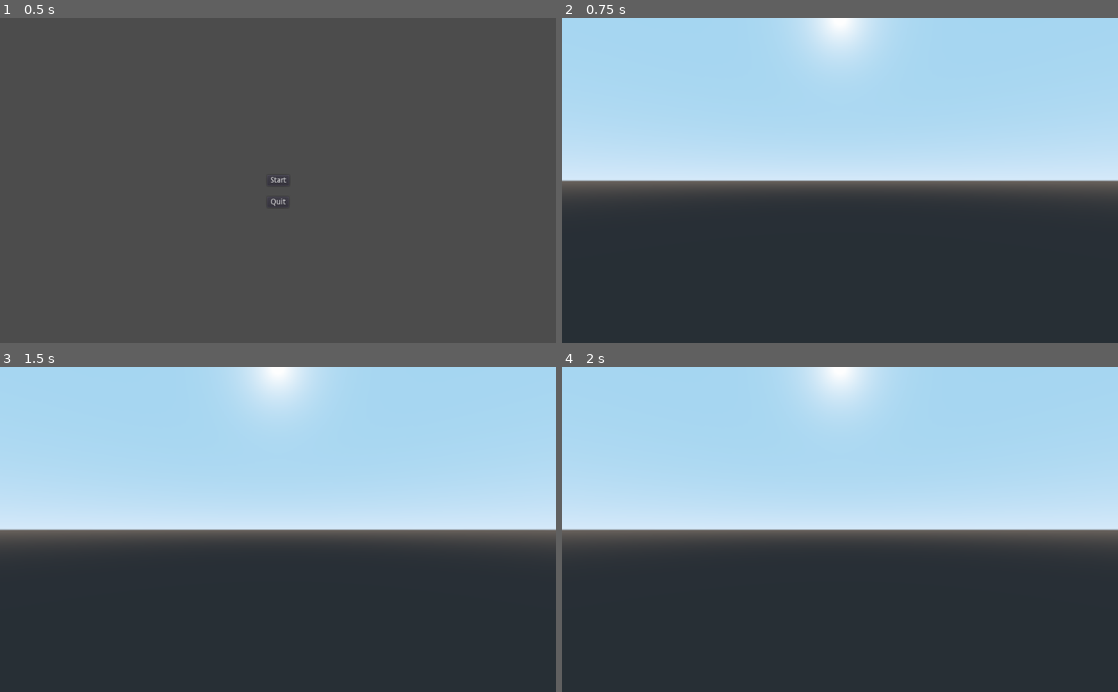
Above: before the commit, frames 1-4 (two rows, left to right).
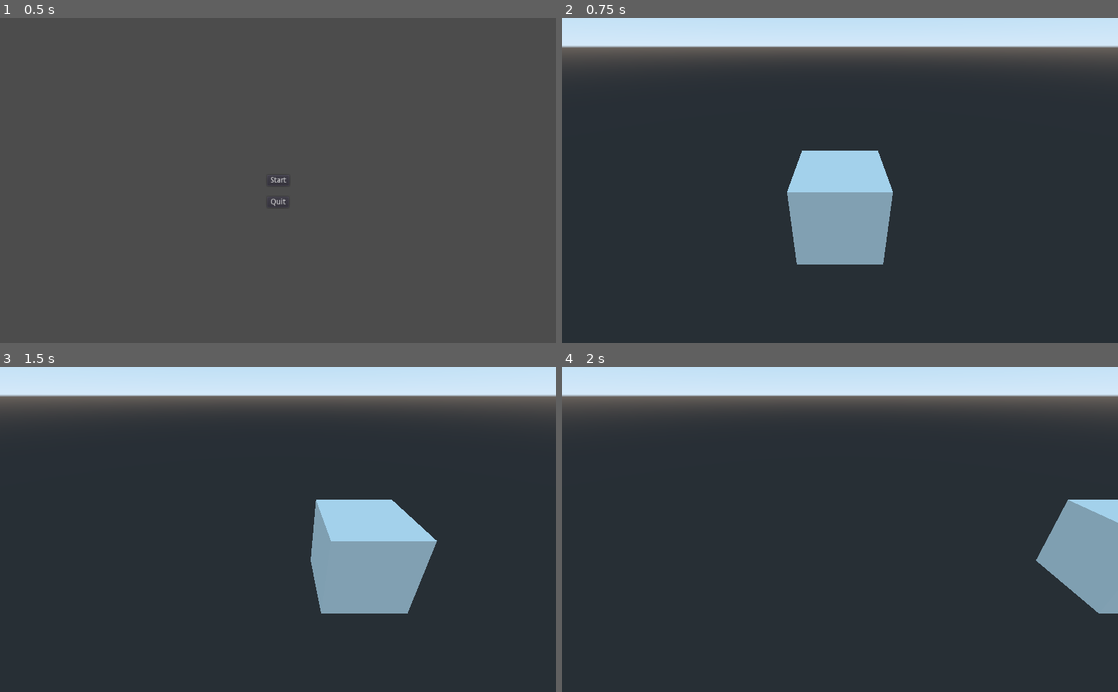
Above: after the commit, the same moments.

Repository: jamesaorson/into-the-crypt
Game: Godot game, scene res://ui/main_menu/main_menu.tscn
The game is run twice, just before and just after one commit, with the same random seed, the same clock (stepped at 60 frames per second) and the same inputs.
Inputs:
- Up to frame 1 (0.5 s): no input
- Up to frame 2 (0.75 s): click "Start" at 0.5 s
- Up to frame 3 (1.5 s): tap Enter at 1.25 s; hold D (player_move_right, bound only after the commit) from 1.28 s (still down)
- Up to frame 4 (2 s): keep holding D (player_move_right, bound only after the commit)

Frame 1 is identical in both runs. In frame 2, 56% of the frame differs, in the area x 0-100%, y 0-76%; in frame 3, 57%; in frame 4, 54%.

Commit message:
Add basic movement and static camera

Diff:
--- a/project.godot
+++ b/project.godot
@@ -30,6 +30,30 @@
 "events": [ Object(InputEventKey,"resource_local_to_scene":false,"resource_name":"","device":0,"alt":false,"shift":false,"control":false,"meta":false,"command":false,"pressed":false,"scancode":16777217,"unicode":0,"echo":false,"script":null)
  ]
 }
+player_move_forward={
+"deadzone": 0.5,
+"events": [ Object(InputEventKey,"resource_local_to_scene":false,"resource_name":"","device":0,"alt":false,"shift":false,"control":false,"meta":false,"command":false,"pressed":false,"scancode":87,"unicode":0,"echo":false,"script":null)
+, Object(InputEventKey,"resource_local_to_scene":false,"resource_name":"","device":0,"alt":false,"shift":false,"control":false,"meta":false,"command":false,"pressed":false,"scancode":16777232,"unicode":0,"echo":false,"script":null)
+ ]
+}
+player_move_backward={
+"deadzone": 0.5,
+"events": [ Object(InputEventKey,"resource_local_to_scene":false,"resource_name":"","device":0,"alt":false,"shift":false,"control":false,"meta":false,"command":false,"pressed":false,"scancode":83,"unicode":0,"echo":false,"script":null)
+, Object(InputEventKey,"resource_local_to_scene":false,"resource_name":"","device":0,"alt":false,"shift":false,"control":false,"meta":false,"command":false,"pressed":false,"scancode":16777234,"unicode":0,"echo":false,"script":null)
+ ]
+}
+player_move_left={
+"deadzone": 0.5,
+"events": [ Object(InputEventKey,"resource_local_to_scene":false,"resource_name":"","device":0,"alt":false,"shift":false,"control":false,"meta":false,"command":false,"pressed":false,"scancode":65,"unicode":0,"echo":false,"script":null)
+, Object(InputEventKey,"resource_local_to_scene":false,"resource_name":"","device":0,"alt":false,"shift":false,"control":false,"meta":false,"command":false,"pressed":false,"scancode":16777231,"unicode":0,"echo":false,"script":null)
+ ]
+}
+player_move_right={
+"deadzone": 0.5,
+"events": [ Object(InputEventKey,"resource_local_to_scene":false,"resource_name":"","device":0,"alt":false,"shift":false,"control":false,"meta":false,"command":false,"pressed":false,"scancode":68,"unicode":0,"echo":false,"script":null)
+, Object(InputEventKey,"resource_local_to_scene":false,"resource_name":"","device":0,"alt":false,"shift":false,"control":false,"meta":false,"command":false,"pressed":false,"scancode":16777233,"unicode":0,"echo":false,"script":null)
+ ]
+}
 
 [rendering]
 
--- a/ui/main_menu/main_menu.gd
+++ b/ui/main_menu/main_menu.gd
@@ -1,11 +1,11 @@
 extends Button
 
 func _ready():
-    set_process(true)
+	set_process(true)
 
 func _process(delta):
-   if Input.is_action_pressed("exit"):
-      get_tree().quit()
+	if Input.is_action_pressed("exit"):
+		get_tree().quit()
 
 func _on_quit_button_pressed():
 	get_tree().quit()
--- /dev/null
+++ b/world/player.gd
@@ -0,0 +1,24 @@
+extends CSGBox
+
+var velocity = 10
+var forward = { vector = Vector3(0, 0, 1), name = "forward" }
+var backward = { vector = -forward.vector, name = "backward" }
+var left = { vector = Vector3(1, 0, 0), name = "left" }
+var right = { vector = -left.vector, name = "right" }
+
+func _ready():
+	set_process(true)
+
+func _process(delta):
+	if Input.is_action_pressed("player_move_forward"):
+		move(forward, delta)
+	if Input.is_action_pressed("player_move_backward"):
+		move(backward, delta)
+	if Input.is_action_pressed("player_move_left"):
+		move(left, delta)
+	if Input.is_action_pressed("player_move_right"):
+		move(right, delta)
+
+func move(direction, delta):
+	print(direction.name)
+	translate(direction.vector * velocity * delta)
--- a/world/world.gd
+++ b/world/world.gd
@@ -1,8 +1,8 @@
 extends Node
 
 func _ready():
-    set_process(true)
+	set_process(true)
 
 func _process(delta):
-   if Input.is_action_pressed("exit"):
-      get_tree().quit()
+	if Input.is_action_pressed("exit"):
+		get_tree().quit()
--- a/world/world.tscn
+++ b/world/world.tscn
@@ -1,8 +1,13 @@
-[gd_scene load_steps=2 format=2]
+[gd_scene load_steps=3 format=2]
 
 [ext_resource path="res://world/world.gd" type="Script" id=1]
+[ext_resource path="res://world/player.gd" type="Script" id=2]
 
 [node name="Spatial" type="Spatial"]
 script = ExtResource( 1 )
 
+[node name="Player" type="CSGBox" parent="."]
+script = ExtResource( 2 )
+
 [node name="Camera" type="Camera" parent="."]
+transform = Transform( -1, 4.37114e-008, -7.57103e-008, 0, 0.866025, 0.5, 8.74228e-008, 0.5, -0.866025, 0, 3.37973, -4.68586 )
Not shown, added: assets/cube.mtl
Not shown, added: assets/cube.obj
Not shown, added: assets/cube.obj.import
